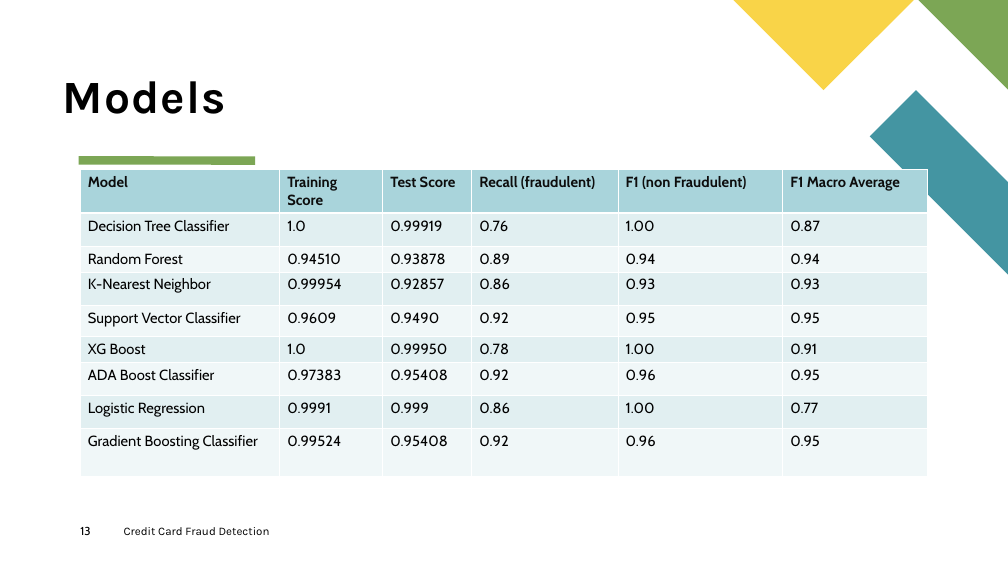
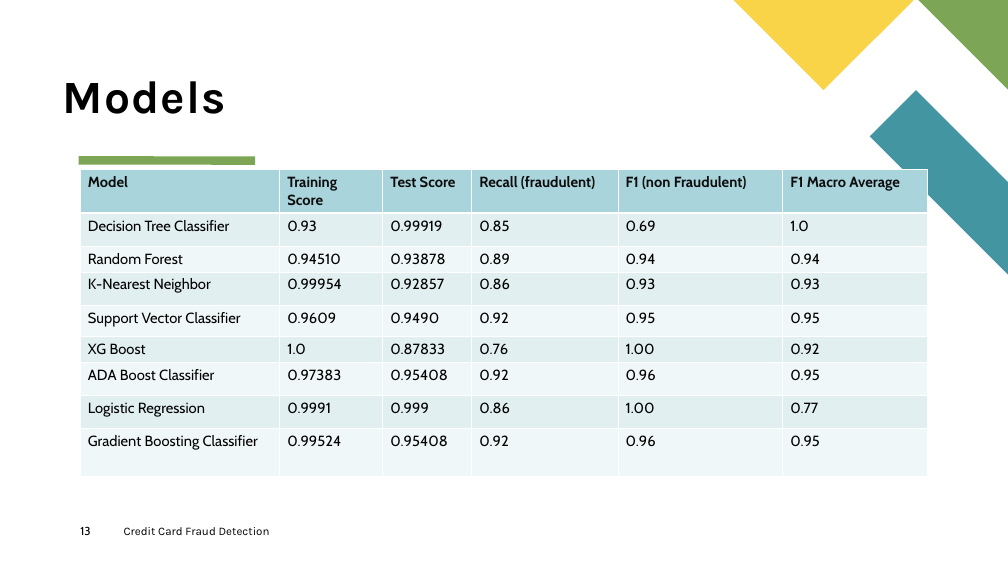
Before and after one commit to dmusili/creditcardfrauddetection, a slide deck: slide 13 of Credit Card Fraud Detection.pptx. Drawn at 1008x567 pixels with LibreOffice and Linux fonts; fonts in the diff are those of the drawing. Boxes give left, top, right and bottom in pixels: in the first picture for what was removed or moved away, otherwise in the second. Text is boxed around its words. In the diff, an @@ line names an element or a change of style, - is before the commit and + after.

```diff
--- a/Credit Card Fraud Detection.pptx
+++ b/Credit Card Fraud Detection.pptx
@@ table at (80,169,928,458) @@
-row 2: Decision Tree Classifier | 1.0 | 0.99919 | 0.76 | 1.00 | 0.87
+row 2: Decision Tree Classifier | 0.93 | 0.99919 | 0.85 | 0.69 | 1.0
-row 6: XG Boost | 1.0 | 0.99950 | 0.78 | 1.00 | 0.91
+row 6: XG Boost | 1.0 | 0.87833 | 0.76 | 1.00 | 0.92
```
Also in this commit, not shown: 8 other slides changed.
